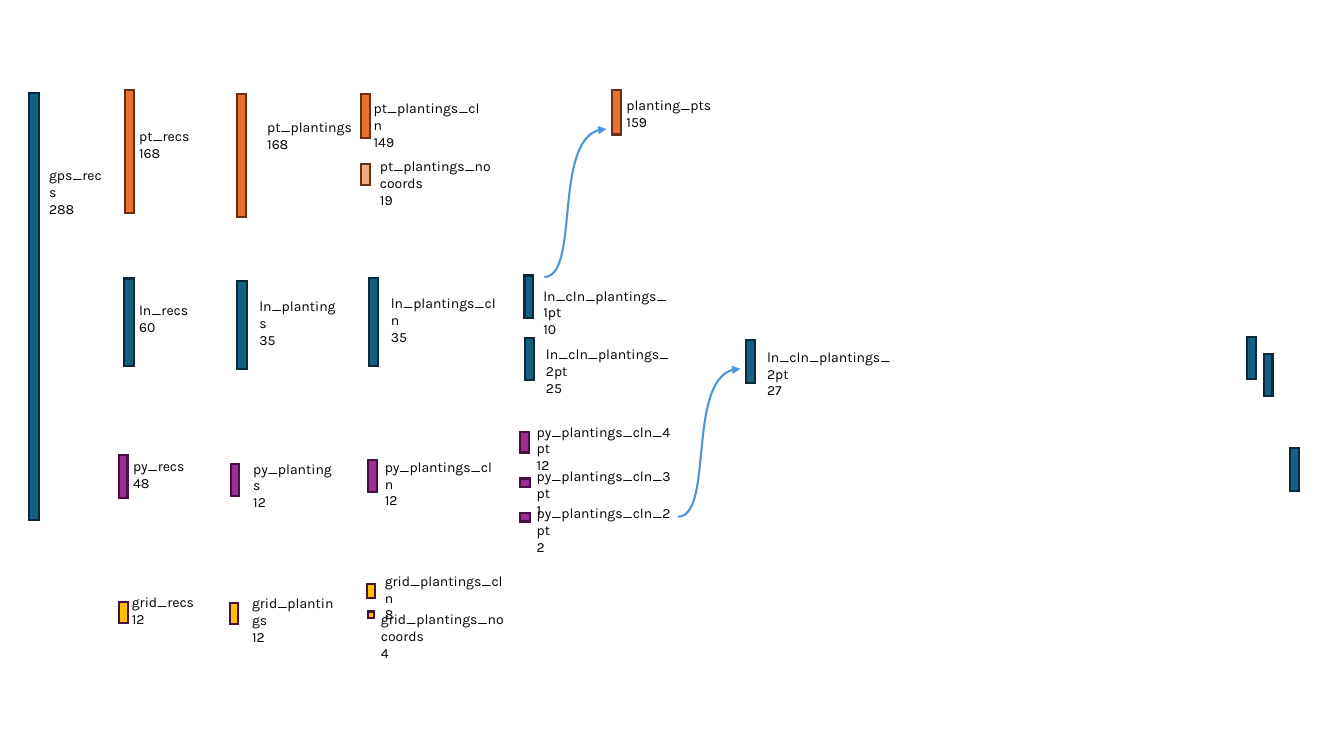
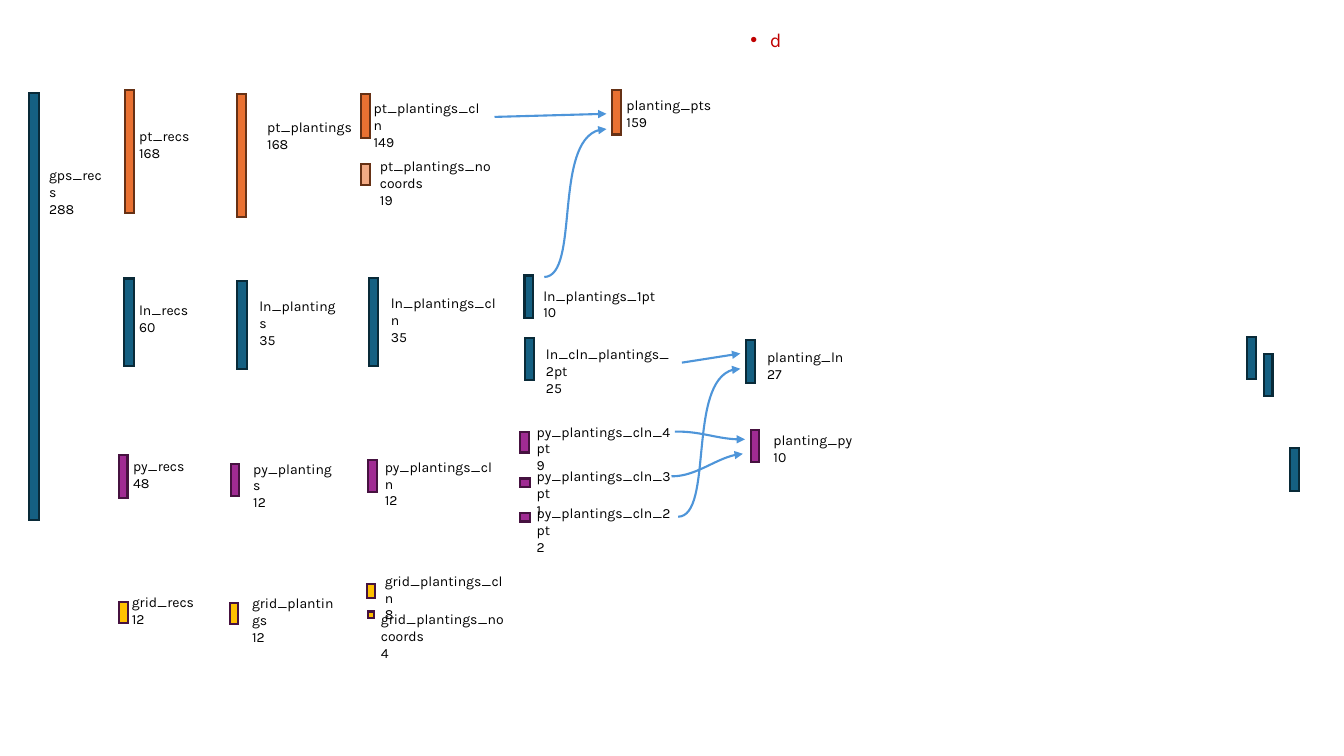
Before and after one commit to WA-Nearshore/seagrass-restoration-processing, a slide deck: slide 6 of docs/seagrass_restoration_storymap_notes.pptx. Drawn at 1344x756 pixels with LibreOffice and Linux fonts; fonts in the diff are those of the drawing. Boxes give left, top, right and bottom in pixels: in the first picture for what was removed or moved away, otherwise in the second. Text is boxed around its words. In the diff, an @@ line names an element or a change of style, - is before the commit and + after.

Commit message:
Working on poly plantings in create_lyrs.

```diff
--- a/docs/seagrass_restoration_storymap_notes.pptx
+++ b/docs/seagrass_restoration_storymap_notes.pptx
@@ text added at [770, 33, 782, 47], 14 pt, text #C00000 @@
+• d
@@ arrow added from (495, 117) to (607, 114), #4E95D9 1.5 pt @@
@@ text at [543, 291, 655, 305]: text changed @@
-ln_cln_plantings_1pt
+ln_plantings_1pt
@@ arrow added from (683, 363) to (740, 354), #4E95D9 1.5 pt @@
@@ text at [767, 352, 843, 366]: text changed @@
-ln_cln_plantings_2pt
+planting_ln
@@ freeform shape added at [676, 432, 746, 440], outline #4E95D9 1.5 pt @@
@@ rectangle added at [751, 430, 759, 462], fill #A02B93, outline #461340 1.5 pt @@
@@ text added at [773, 435, 852, 462], 10 pt, text #000000 @@
+planting_py
+10
@@ text at [537, 461, 545, 470]: text changed @@
-12
+9
@@ freeform shape added at [671, 454, 743, 476], outline #4E95D9 1.5 pt @@
```
Also in this commit, not shown: 1 other file.
